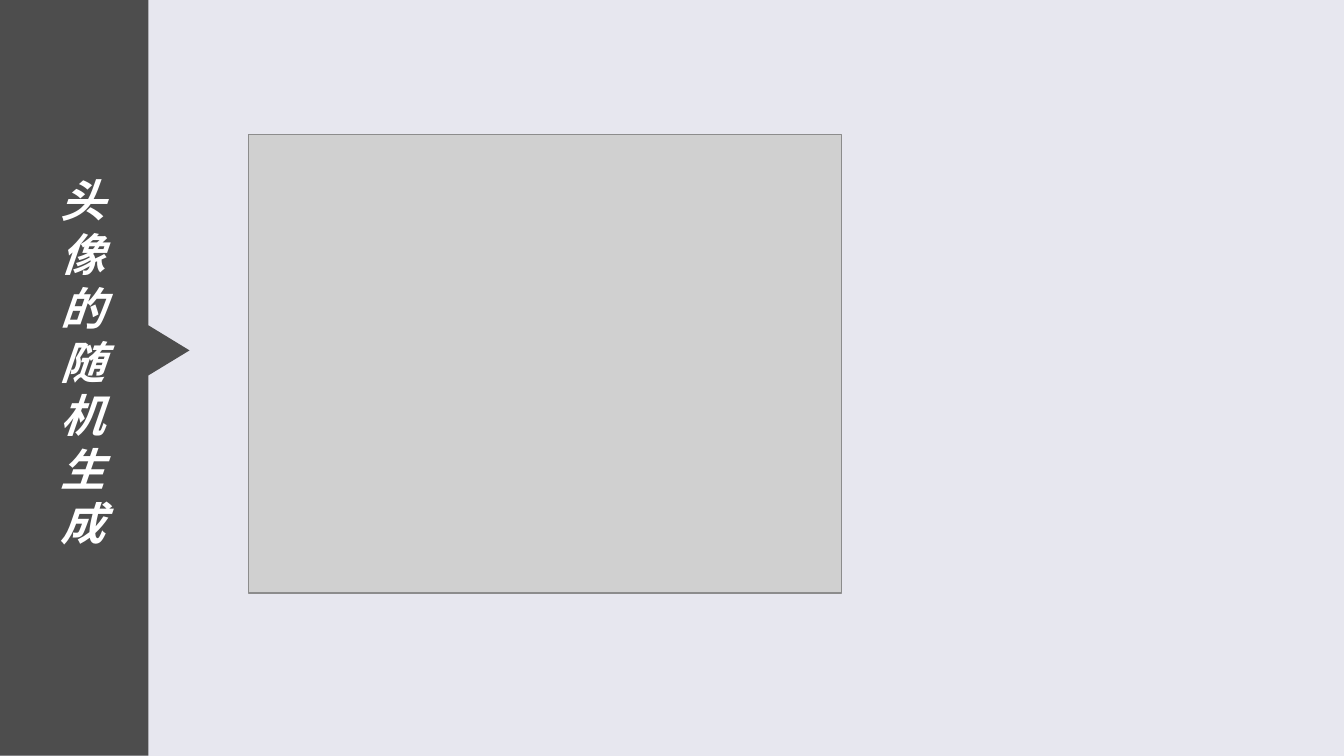
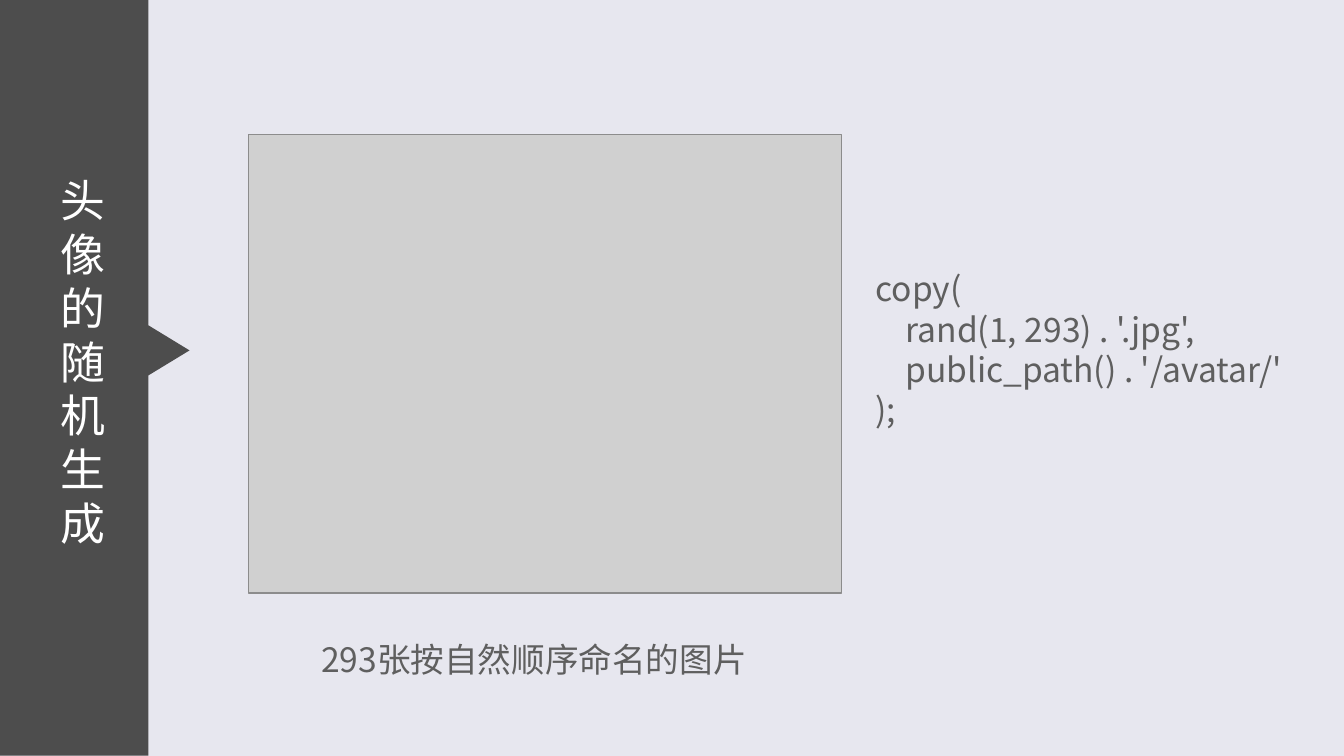
Before and after one commit to bytrix/report, a slide deck: slide 19 of 答辩.ppt. Drawn at 1344x756 pixels with LibreOffice and Linux fonts; fonts in the diff are those of the drawing; grey boxes stand for pictures. Boxes give left, top, right and bottom in pixels: in the first picture for what was removed or moved away, otherwise in the second. Text is boxed around its words. In the diff, an @@ line names an element or a change of style, - is before the commit and + after.

```diff
--- a/答辩.ppt
+++ b/答辩.ppt
@@ freeform shape at box(0, 0, 190, 756): outline redrawn @@
@@ text "头" at box(61, 180, 106, 544): bold off, italic off; indent changed @@
@@ text "copy(" at box(876, 274, 1282, 390): size 0 to 18 pt, font Arial to Noto Sans CJK SC, bold off, italic off; indent changed @@
@@ text "copy(": place and size @@
-text "copy(" at box(797, 262, 1344, 276)
+text "copy(" at box(876, 274, 1282, 390)
@@ text "293张按自然顺序命名的图片": place and size @@
-text "293张按自然顺序命名的图片" at box(249, 632, 828, 645)
+text "293张按自然顺序命名的图片" at box(321, 644, 747, 675)
@@ text "293张按自然顺序命名的图片" at box(321, 644, 747, 675): size 0 to 18 pt, font Arial to Noto Sans CJK SC, bold off, italic off; indent changed @@
```
Also in this commit, not shown: 27 other slides changed, 3 slides added, 2 other files.
